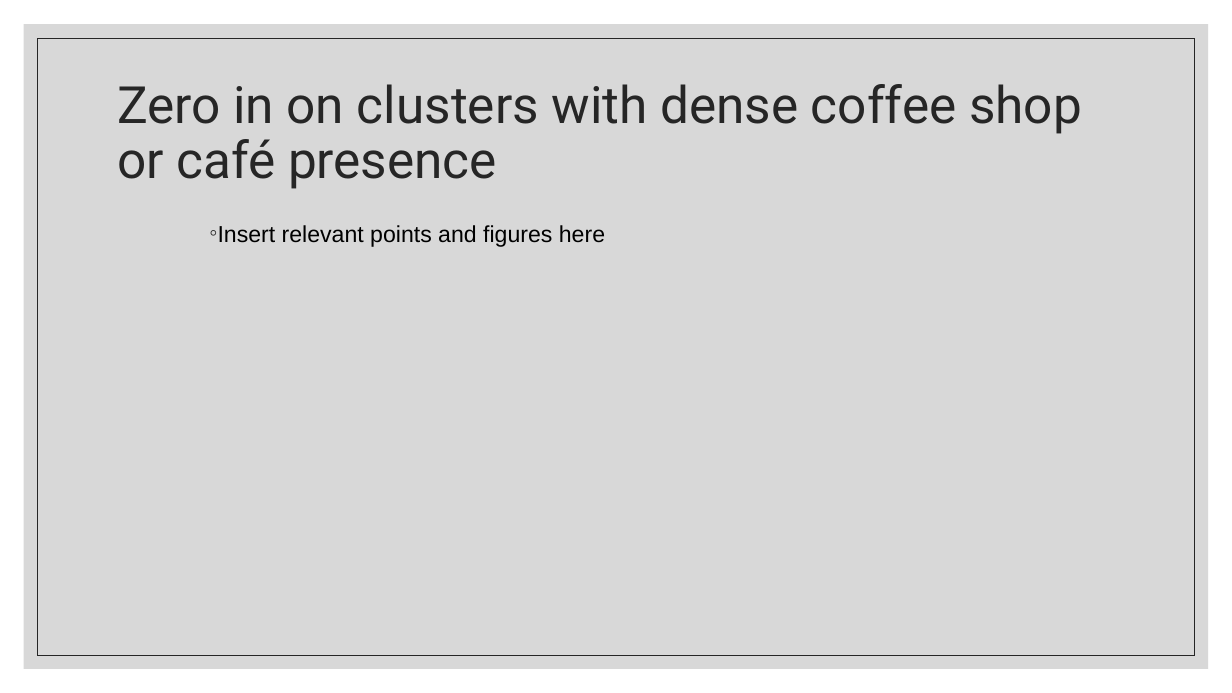
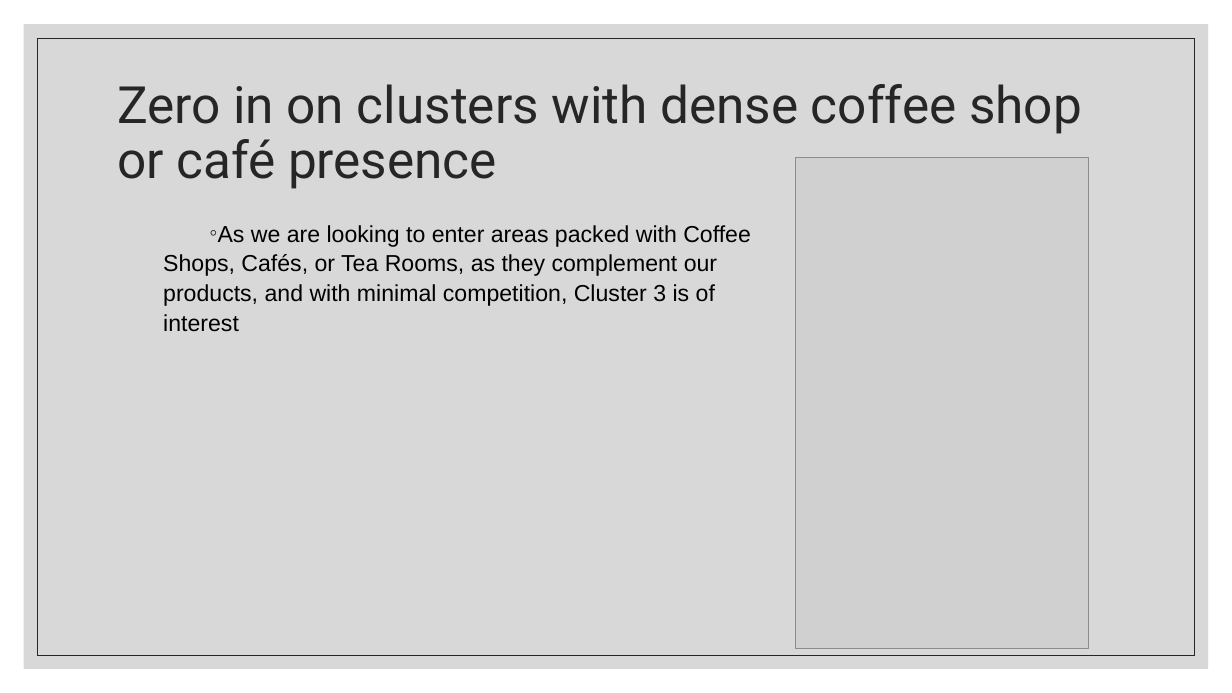
Before and after one commit to rpchua/IBM_DS_Capstone, a slide deck: slide 5 of Presentation.pptx. Drawn at 1232x693 pixels with LibreOffice and Linux fonts; fonts in the diff are those of the drawing; grey boxes stand for pictures. Boxes give left, top, right and bottom in pixels: in the first picture for what was removed or moved away, otherwise in the second. Text is boxed around its words. In the diff, an @@ line names an element or a change of style, - is before the commit and + after.

```diff
--- a/Presentation.pptx
+++ b/Presentation.pptx
@@ picture added at (796, 157, 1089, 649) @@
@@ text at (163, 225, 751, 332): text changed @@
-◦ Insert relevant points and figures here
+◦ As we are looking to enter areas packed with Coffee Shops, Cafés, or Tea Rooms, as they complement our products, and with minimal competition, Cluster 3 is of interest
```
Also in this commit, not shown: 3 other slides changed, 1 slide added, 4 other files.
